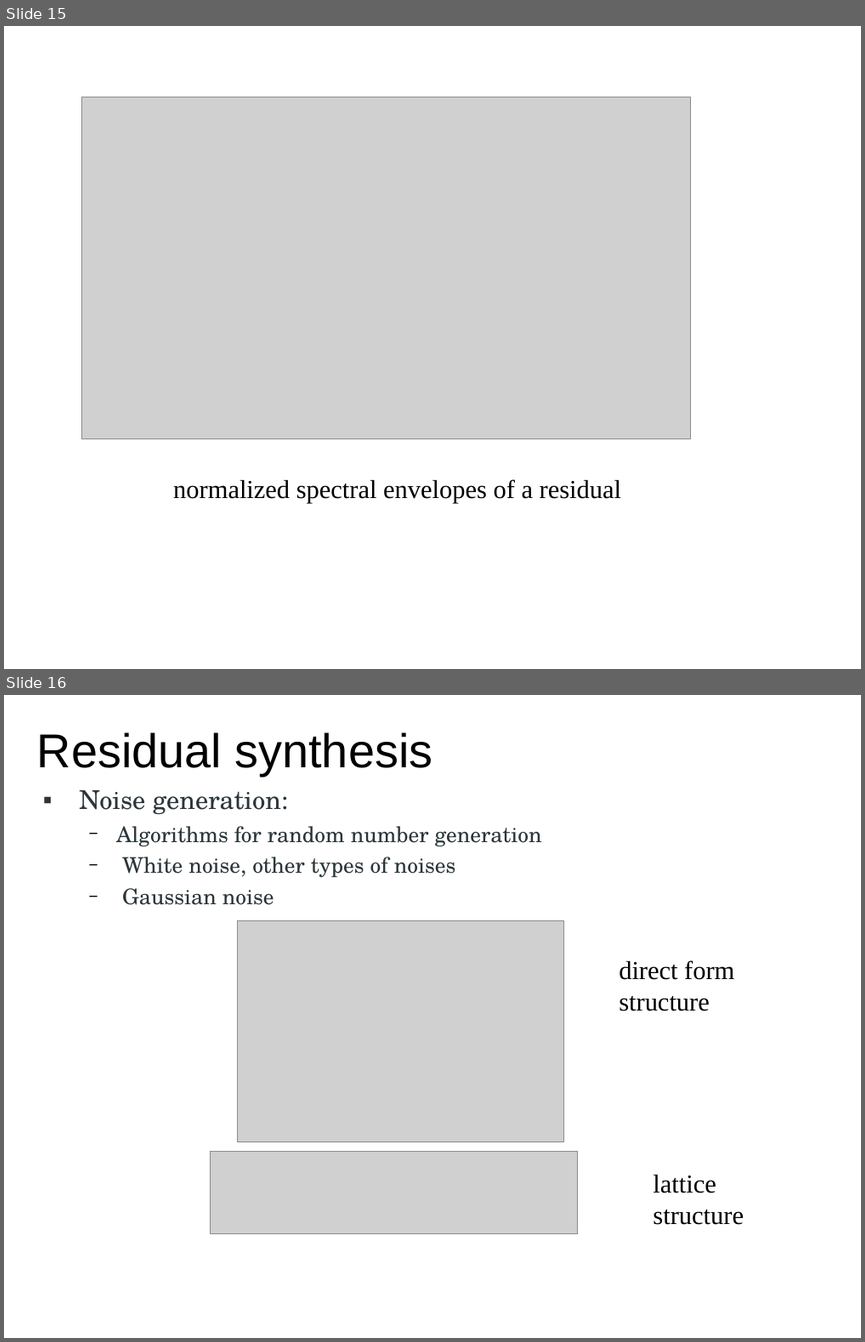
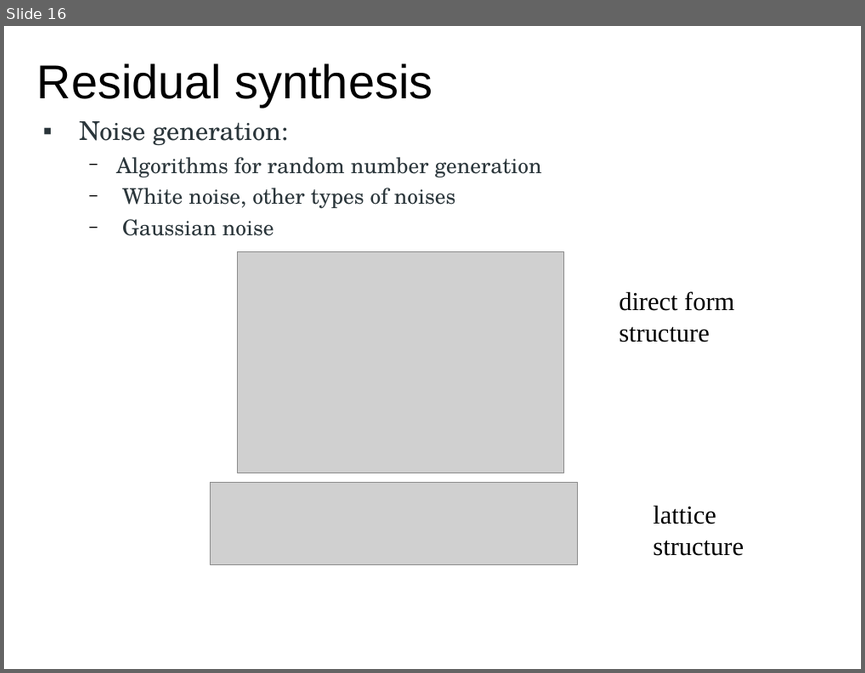
Before and after one commit to MTG/sms-tools, a slide deck: teaching-material/lectures/lect7-Sinusoidal-plus-Residual-model/7-Sinusoidal-plus-Residual-model.odp. Shown one above the other, each under a label of ours: slides 15 and 16 before the commit, slide 16 after it. The pictures are 865x1342 and 865x673 pixels, drawn with LibreOffice and Linux fonts; fonts in the diff are those of the drawing; grey boxes stand for pictures. Boxes give left, top, right and bottom in pixels: in the first picture for what was removed or moved away, otherwise in the second. Text is boxed around its words. In the diff, an @@ line names an element or a change of style, - is before the commit and + after.

```diff
--- a/teaching-material/lectures/lect7-Sinusoidal-plus-Residual-model/7-Sinusoidal-plus-Residual-model.odp
+++ b/teaching-material/lectures/lect7-Sinusoidal-plus-Residual-model/7-Sinusoidal-plus-Residual-model.odp
@@ slide 15 removed at (4,26,861,669), background #FFFFFF @@
@@ picture removed at (81,97,691,440) @@
@@ text removed at (173,479,621,503) @@
-normalized spectral envelopes of a residual
```
Also in this commit, not shown: 1 slide added, 11 other files.
